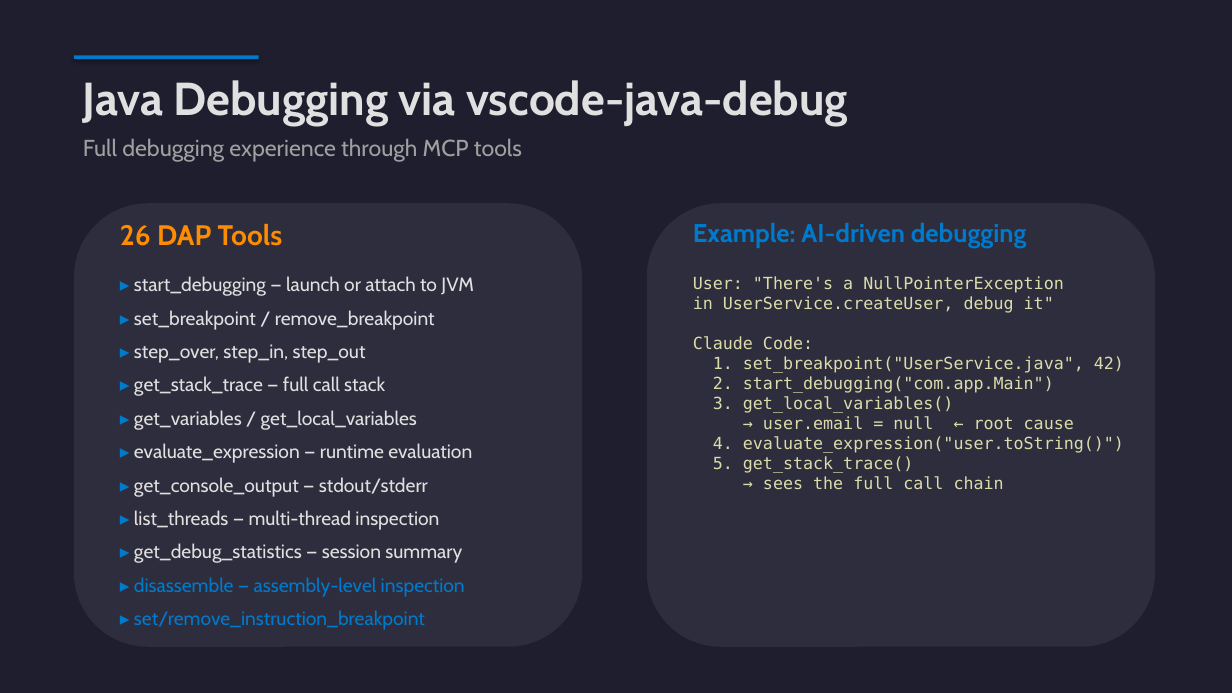
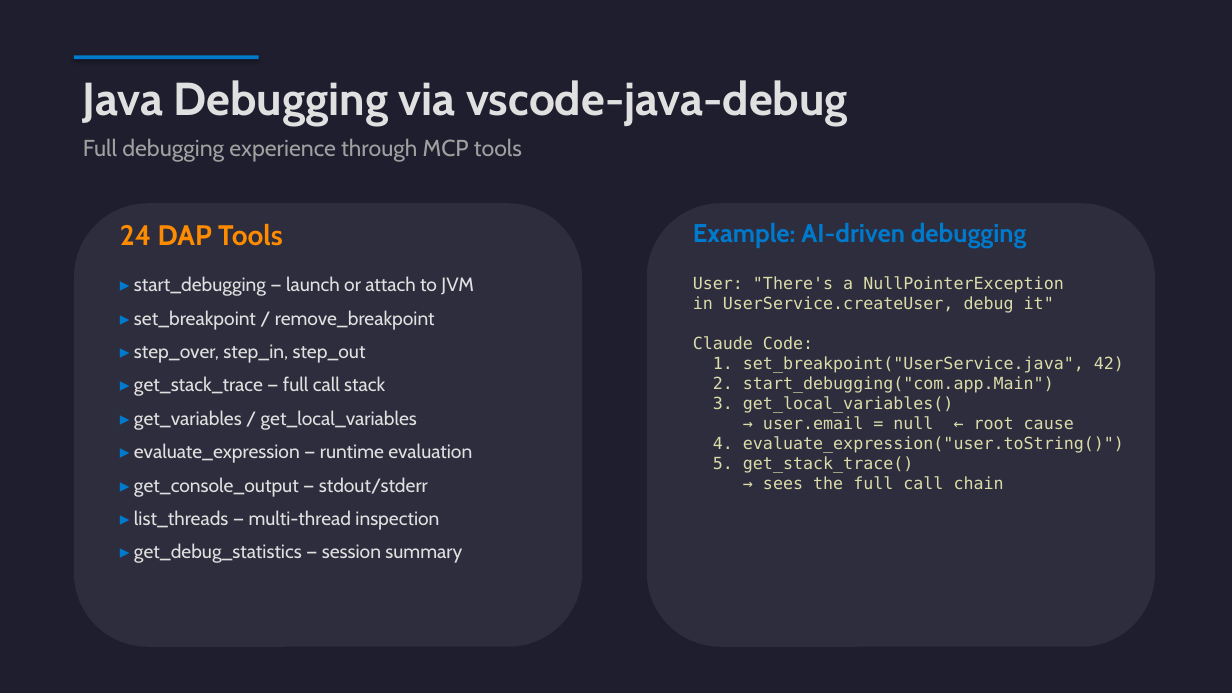
Before and after one commit to angelozerr/mcp-ade, a slide deck: slide 9 of presentation/MCP_LanguageTools.pptx. Drawn at 1232x693 pixels with LibreOffice and Linux fonts; fonts in the diff are those of the drawing. Boxes give left, top, right and bottom in pixels: in the first picture for what was removed or moved away, otherwise in the second. Text is boxed around its words. In the diff, an @@ line names an element or a change of style, - is before the commit and + after.

```diff
--- a/presentation/MCP_LanguageTools.pptx
+++ b/presentation/MCP_LanguageTools.pptx
@@ text at (x1=120, y1=224, x2=283, y2=246): text changed @@
-26 DAP Tools
+24 DAP Tools
@@ text at (x1=134, y1=577, x2=465, y2=630): paragraphs removed @@
-▸ disassemble — assembly-level inspection
-▸ set/remove_instruction_breakpoint
```
Also in this commit, not shown: 6 other slides changed, 1 slide added, 39 other files.
